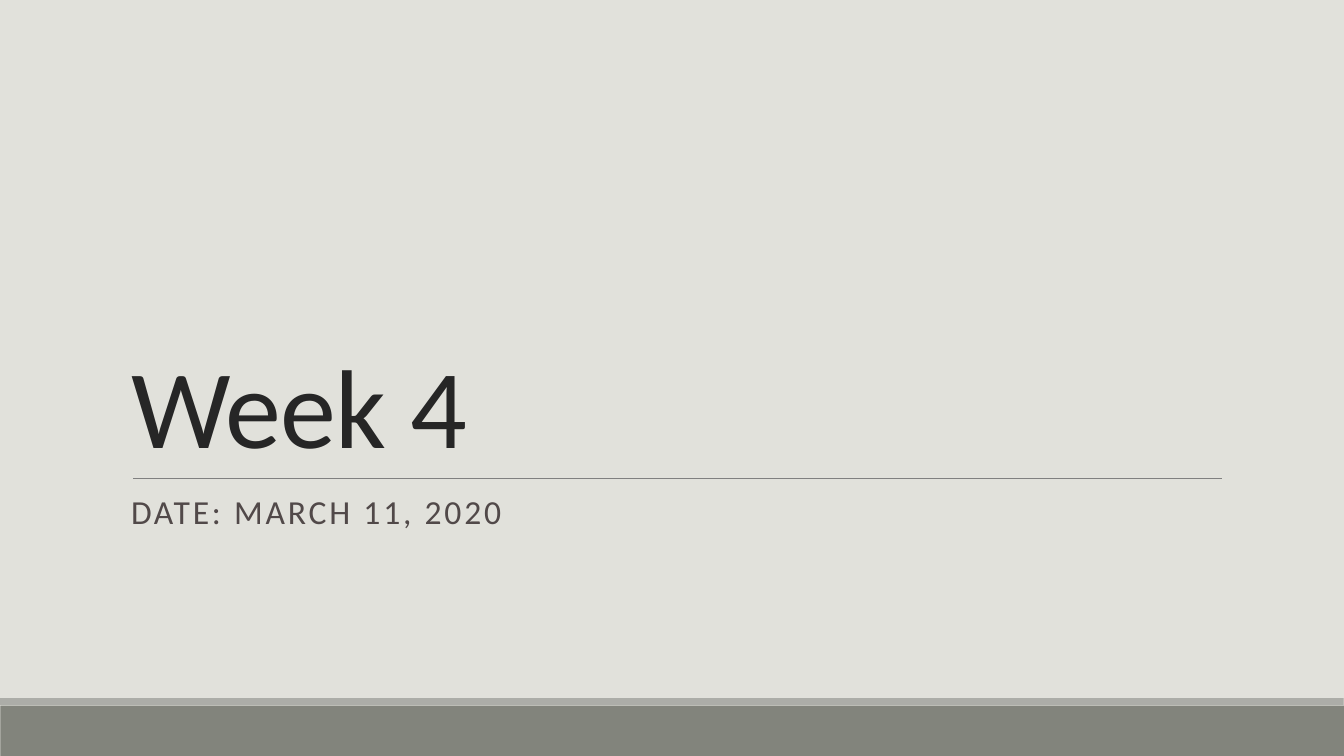
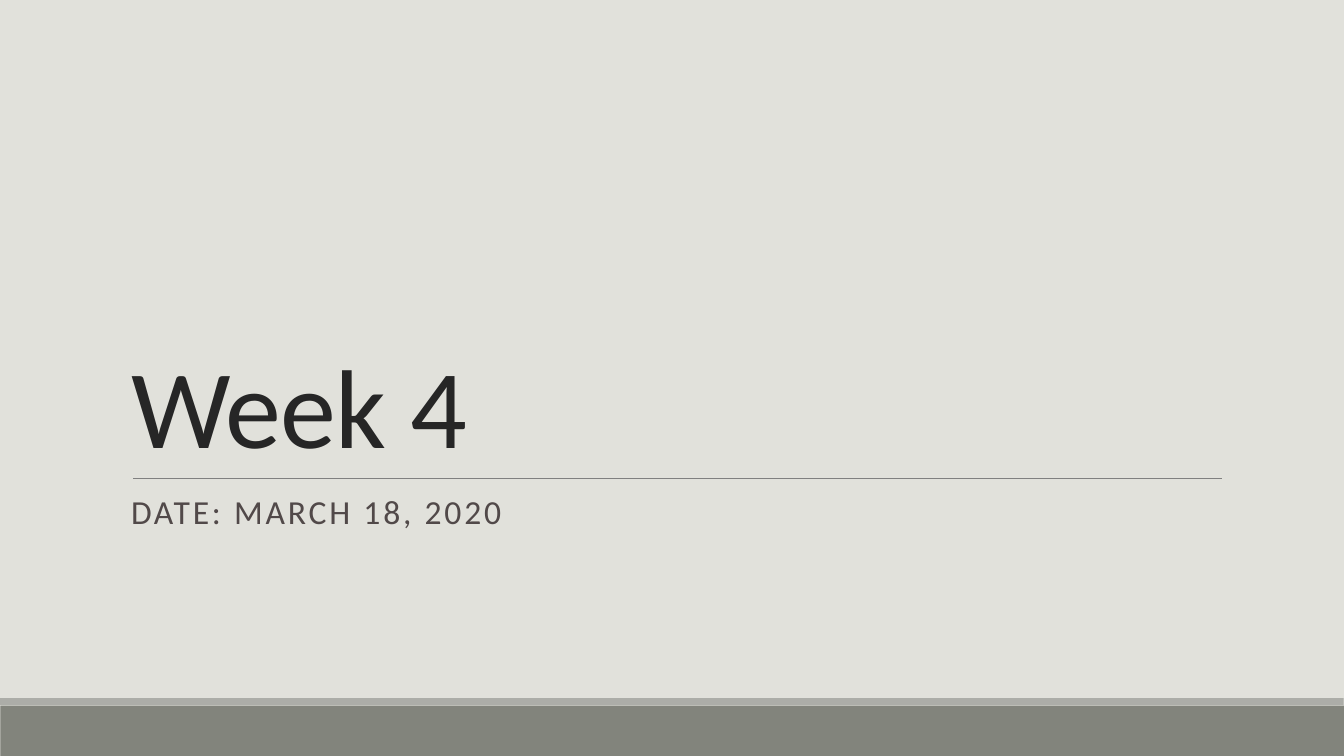
Before and after one commit to casey-whorton-waynestate/public-course-content, a slide deck: slide 37 of Wayne State Course.pptx. Drawn at 1344x756 pixels with LibreOffice and Linux fonts; fonts in the diff are those of the drawing. Boxes give left, top, right and bottom in pixels: in the first picture for what was removed or moved away, otherwise in the second. Text is boxed around its words. In the diff, an @@ line names an element or a change of style, - is before the commit and + after.

```diff
--- a/Wayne State Course.pptx
+++ b/Wayne State Course.pptx
@@ text at <box>131,501,502,528</box>: text changed @@
-DATE: MARCH 11, 2020
+DATE: MARCH 18, 2020
```
Also in this commit, not shown: 4 other slides changed, 14 slides added, 6 slides removed.
